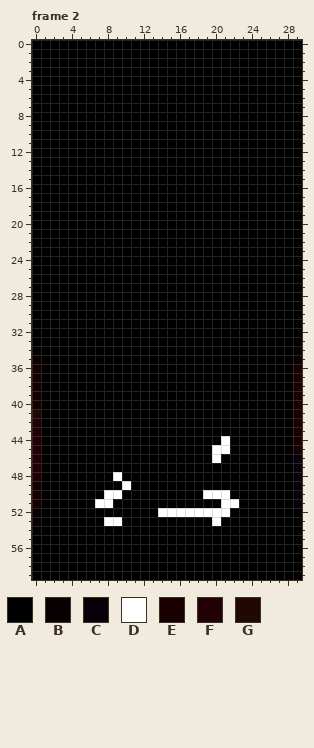
Animated GIF sprite, stored at images/processed/fire-sobel.gif. Above: the version before the commit.
The file is 30x60 pixels, 33 frames. Shown: frame 2. The commit also changed other frames, which this record leaves out.
Palette (. is transparent): A #000000  B #080000  C #080008  D #ffffff  E #190000  F #210008  G #210800
Pixels before, frame 2, first column x 0:
 0 AAAAAAAAAAAAAAAAAAAAAAAAAAAAAA
 1 AAAAAAAAAAAAAAAAAAAAAAAAAAAAAA
 2 AAAAAAAAAAAAAAAAAAAAAAAAAAAAAA
 3 AAAAAAAAAAAAAAAAAAAAAAAAAAAAAA
 4 AAAAAAAAAAAAAAAAAAAAAAAAAAAAAA
 5 AAAAAAAAAAAAAAAAAAAAAAAAAAAAAA
 6 AAAAAAAAAAAAAAAAAAAAAAAAAAAAAA
 7 AAAAAAAAAAAAAAAAAAAAAAAAAAAAAA
 8 AAAAAAAAAAAAAAAAAAAAAAAAAAAAAA
 9 AAAAAAAAAAAAAAAAAAAAAAAAAAAAAA
10 AAAAAAAAAAAAAAAAAAAAAAAAAAAAAA
11 AAAAAAAAAAAAAAAAAAAAAAAAAAAAAA
12 AAAAAAAAAAAAAAAAAAAAAAAAAAAAAA
13 AAAAAAAAAAAAAAAAAAAAAAAAAAAAAA
14 AAAAAAAAAAAAAAAAAAAAAAAAAAAAAA
15 AAAAAAAAAAAAAAAAAAAAAAAAAAAAAA
16 AAAAAAAAAAAAAAAAAAAAAAAAAAAAAA
17 AAAAAAAAAAAAAAAAAAAAAAAAAAAAAA
18 AAAAAAAAAAAAAAAAAAAAAAAAAAAAAA
19 AAAAAAAAAAAAAAAAAAAAAAAAAAAAAA
20 AAAAAAAAAAAAAAAAAAAAAAAAAAAAAA
21 AAAAAAAAAAAAAAAAAAAAAAAAAAAAAA
22 AAAAAAAAAAAAAAAAAAAAAAAAAAAAAA
23 AAAAAAAAAAAAAAAAAAAAAAAAAAAAAA
24 AAAAAAAAAAAAAAAAAAAAAAAAAAAAAA
25 AAAAAAAAAAAAAAAAAAAAAAAAAAAAAA
26 AAAAAAAAAAAAAAAAAAAAAAAAAAAAAA
27 AAAAAAAAAAAAAAAAAAAAAAAAAAAAAA
28 AAAAAAAAAAAAAAAAAAAAAAAAAAAAAA
29 AAAAAAAAAAAAAAAAAAAAAAAAAAAAAA
30 AAAAAAAAAAAAAAAAAAAAAAAAAAAAAA
31 AAAAAAAAAAAAAAAAAAAAAAAAAAAAAA
32 AAAAAAAAAAAAAAAAAAAAAAAAAAAAAA
33 AAAAAAAAAAAAAAAAAAAAAAAAAAAAAA
34 BAAAAAAAAAAAAAAAAAAAAAAAAAAAAB
35 BAAAAAAAAAAAAAAAAAAAAAAAAAAAAB
36 EAAAAAAAAAAAAAAAAAAAAAAAAAAAAE
37 EAAAAAAAAAAAAAAAAAAAAAAAAAAAAE
38 EAAAAAAAAAAAAAAAAAAAAAAAAAAAAE
39 EAAAAAAAAAAAAAAAAAAAAAAAAAAAAE
40 EAAAAAAAAAAAAAAAAAAAAAAAAAAAAE
41 GAAAAAAAAAAAAAAAAAAAAAAAAAAAAE
42 FAAAAAAAAAAAAAAAAAAAAAAAAAAAAE
43 FAAAAAAAAAAAAAAAAAAAAAAAAAAAAE
44 FAAAAAAAAAAAAAAAAAAAADAAAAAAAE
45 FAAAAAAAAAAAAAAAAAAADDAAAAAAAE
46 FAAAAAAAAAAAAAAAAAAADAAAAAAAAC
47 FAAAAAAAAAAAAAAAAAAAAAAAAAAAAC
48 FAAAAAAAADAAAAAAAAAAAAAAAAAAAC
49 EAAAAAAAAADAAAAAAAAAAAAAAAAAAC
50 EAAAAAAADDAAAAAAAAADDDAAAAAAAC
51 EAAAAAADDAAAAAAAAAAAADDAAAAAAC
52 BAAAAAAAAAAAAADDDDDDDDAAAAAAAA
53 CAAAAAAADDAAAAAAAAAADAAAAAAAAA
54 CAAAAAAAAAAAAAAAAAAAAAAAAAAAAA
55 AAAAAAAAAAAAAAAAAAAAAAAAAAAAAA
56 AAAAAAAAAAAAAAAAAAAAAAAAAAAAAA
57 AAAAAAAAAAAAAAAAAAAAAAAAAAAAAA
58 AAAAAAAAAAAAAAAAAAAAAAAAAAAAAA
59 AAAAAAAAAAAAAAAAAAAAAAAAAAAAAA
New version:
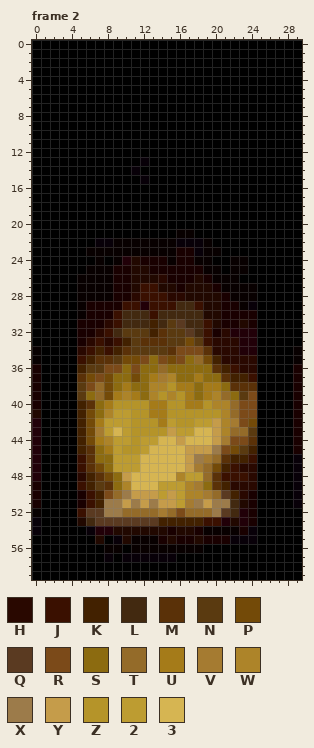
Colours new in this view: H #290800  J #3a1000  K #422100  L #422910  M #5a3108  N #5a3a10  P #734a08  Q #5a3a21  R #7b4a19  S #8c6b10  T #946b29  U #a57b19  V #a57b31  W #ad8429  X #9c7b4a  Y #c59c4a  Z #b59429  2 #bd9c31  3 #d6b552
Diff:
Frame 2:
y 13: x 12 A -> C
y 14: x 11 A -> C
y 15: x 12 A -> C
y 21: x 16..17 AA -> BB
y 22: x 7..19 AAAAAAAAAAAAA -> CCBBBBBBBCCCB
y 23: x 6..20 AAAAAAAAAAAAAAA -> BBBBBBBBBBEECBB
y 24: x 7 A -> B; x 9..19 AAAAAAAAAAA -> BFGEEEBEEBB; x 22..23 AA -> BB
y 25: x 6..20 AAAAAAAAAAAAAAA -> BBBEEGGEEEEEEBB; x 22..23 AA -> BB
y 26: x 5..22 AAAAAAAAAAAAAAAAAA -> BBBBEEGGGHEEEGEBBB
y 27: x 5..24 AAAAAAAAAAAAAAAAAAAA -> BBBBEEGJJGGEGGGEBBBB
y 28: x 5..24 AAAAAAAAAAAAAAAAAAAA -> BBBBEEHJJJHHGGGGEBBB
y 29: x 5..24 AAAAAAAAAAAAAAAAAAAA -> BEEEEJJFJJJLLJGGEEBC
y 30: x 5..24 AAAAAAAAAAAAAAAAAAAA -> BEEEJLLLJLLLLLGGEEEE
y 31: x 5..24 AAAAAAAAAAAAAAAAAAAA -> EEEHJLLLKLNQLLJGEEGE
y 32: x 5..24 AAAAAAAAAAAAAAAAAAAA -> EEHJLNNNKMNNQLJEHFFF
y 33: x 5..24 AAAAAAAAAAAAAAAAAAAA -> EHJHJKNMMMNNPNJHHHFF
y 34: x 5..24 AAAAAAAAAAAAAAAAAAAA -> HJKJKMNNNNMRRRMHHHFF
y 35: x 5..24 AAAAAAAAAAAAAAAAAAAA -> JKMMNPPRSRPRSTPKHHHH
y 36: x 5..24 AAAAAAAAAAAAAAAAAAAA -> KNNRRSRSSTSSSSSMKJHH
y 37: x 5..24 AAAAAAAAAAAAAAAAAAAA -> MPRPSSPSUVWSSUSSMKKJ
y 38: x 5..24 AAAAAAAAAAAAAAAAAAAA -> NRTPSUSSWWZUUSUUSMMM
y 39: x 5..24 AAAAAAAAAAAAAAAAAAAA -> NSTPUWUSWZWZUSUWTSNR
y 40: x 5..24 AAAAAAAAAAAAAAAAAAAA -> KMSUZZZZUUZZUUZWWTRR
y 41: x 5..24 AAAAAAAAAAAAAAAAAAAA -> KPSW22ZZUUZZZZZZWTRR
y 42: x 5..24 AAAAAAAAAAAAAAAAAAAA -> KPU222ZZZU2ZZ22YWVRP
y 43: x 5..24 AAAAAAAAAAAAAAAAAAAA -> KPV232ZZZZY2233YWTTN
y 44: x 5..24 AAAAAAAAAAAAAAAADAAA -> KPUW22Z2233Y333YVRRM
y 45: x 5..24 AAAAAAAAAAAAAAADDAAA -> KMSU2ZZ23333YYYXRPNK
y 46: x 5..24 AAAAAAAAAAAAAAADAAAA -> JMSS22233333YXVTMKKJ
y 47: x 5..24 AAAAAAAAAAAAAAAAAAAA -> JMPS22233333YVTPKJHH
y 48: x 5..24 AAAADAAAAAAAAAAAAAAA -> HKMPSY33333W22TMJJJH
y 49: x 5..24 AAAAADAAAAAAAAAAAAAA -> JKNMSW333222WVSMKHHH
y 50: x 5..24 AAADDAAAAAAAAADDDAAA -> EJKRTXYYY2Y2WWVTQKHE
y 51: x 5..24 AADDAAAAAAAAAAAADDAA -> EJKXXYXYXYY2VXYXXLGE
y 52: x 5..24 AAAAAAAAADDDDDDDDAAA -> JQQXXTTTTVTRTTTXQLFE
y 53: x 5..24 AAADDAAAAAAAAAADAAAA -> GLQQQQQQQKKKKKJJFGFE
y 54: x 6..24 AAAAAAAAAAAAAAAAAAA -> CFFGGGGGGEGGEBBBBEC
y 55: x 7 A -> G; x 9..24 AAAAAAAAAAAAAAAA -> CGBBBEGEEGEEECCC
y 56: x 8..9 AA -> BB; x 11..18 AAAAAAAA -> BBBBBBBB
y 57: x 8 A -> C; x 10..15 AAAAAA -> CCCCCC
